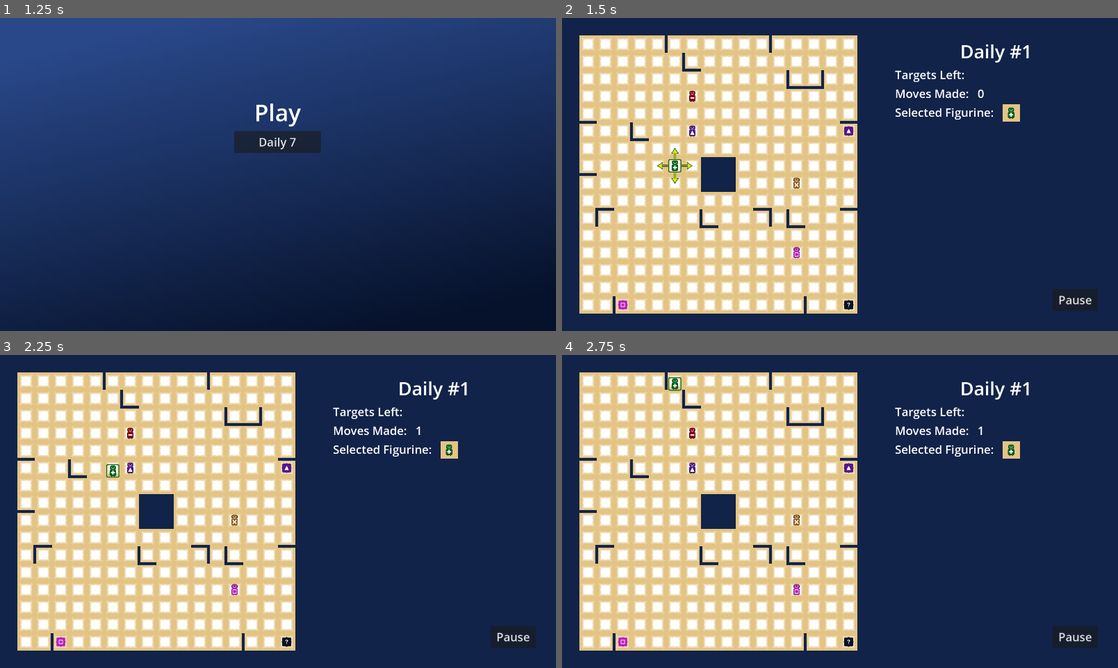
Above: before the commit, frames 1-4 (two rows, left to right).
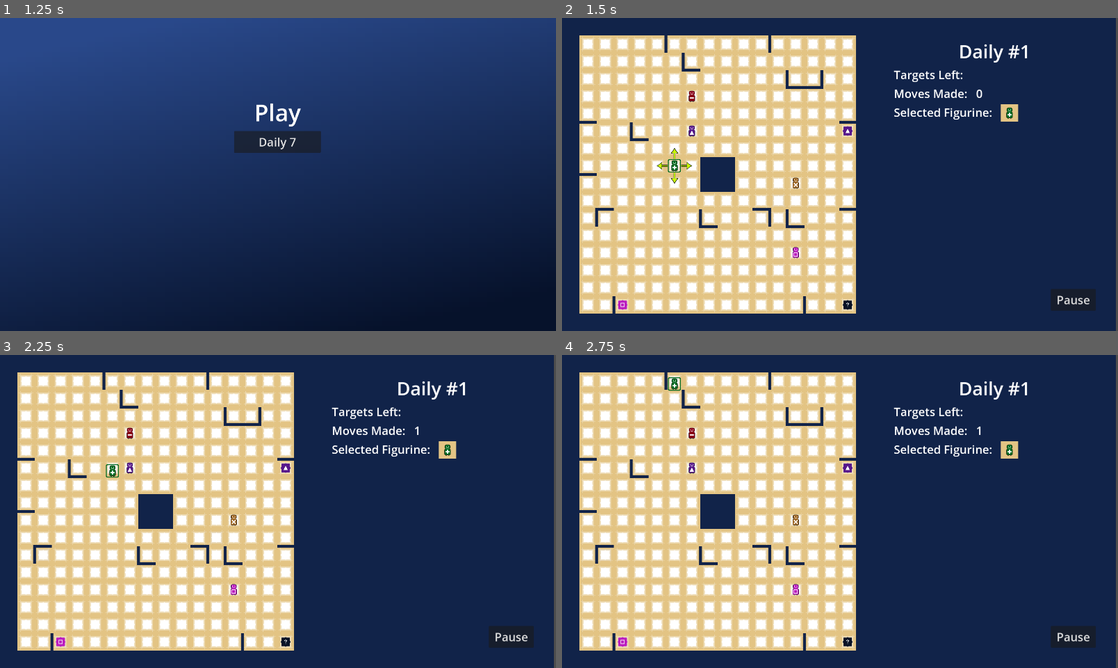
Above: after the commit, the same moments.

Repository: ftschirpke/FigurinePuzzleGame
Game: Godot game, scene res://screens/main_screen.tscn
Two runs of this game, one before a commit and one after it. Both use one fixed random seed, a clock stepped at 60 frames per second and the inputs below.
Inputs (mouse positions are in pixels of both pictures, inside the frame that each line leads up to):
- Up to frame 1 (1.25 s): click "Play" at 0.5 s
- Up to frame 2 (1.5 s): click "Daily 7" at 1.25 s
- Up to frame 3 (2.25 s): click (111, 489) at 2 s
- Up to frame 4 (2.75 s): no input

Frame 1 is identical in both runs. In frame 2, 6.2% of the frame differs, in the area x 5-100%, y 0-100%; in frame 3, 6.2%; in frame 4, 6.2%.

Commit message:
fix: remaining warnings

Diff:
--- a/assets/ui_theme.tres
+++ b/assets/ui_theme.tres
@@ -69,15 +69,22 @@
 corner_radius_bottom_left = 3
 corner_detail = 5
 
+[sub_resource type="StyleBoxEmpty" id="StyleBoxEmpty_k77cb"]
+content_margin_left = 20.0
+content_margin_top = 10.0
+content_margin_right = 20.0
+content_margin_bottom = 10.0
+
 [resource]
 default_font_size = 24
 Button/font_sizes/font_size = 40
 Button/styles/disabled = SubResource("StyleBoxFlat_hsafs")
 Button/styles/focus = SubResource("StyleBoxFlat_6c6q6")
-Button/styles/hover = SubResource("StyleBoxFlat_48h5y")
+Button/styles/hover = SubResource("StyleBoxFlat_qyfw8")
 Button/styles/normal = SubResource("StyleBoxFlat_y77dx")
 Button/styles/pressed = SubResource("StyleBoxFlat_xb0gk")
 CheckButton/font_sizes/font_size = 36
+CheckButton/styles/hover = SubResource("StyleBoxEmpty_k77cb")
 GridContainer/constants/h_separation = 10
 GridContainer/constants/v_separation = 10
 HBoxContainer/constants/separation = 30
--- a/board_factory.gd
+++ b/board_factory.gd
@@ -145,7 +145,7 @@
         _spawn_random_figurine(board)
 
     var possible_target_positions: Array = _determine_target_positions(board)
-    var base_target_difficulty: int = config.difficulty / 2
+    var base_target_difficulty: int = config.difficulty >> 1
     var target_difficulty_alternator: int = config.difficulty % 2 + 1
 
     for i in range(target_amount):
@@ -165,11 +165,12 @@
 
     for i in range(8):
         var idx: int = randi_range(0, 47)
+        @warning_ignore("integer_division")
         var x: int = idx / 7 + 2
         var y: int = idx % 7 + 2
         if i % 4 >= 2:
             x = 17 - x
-        if i / 4 == 1:
+        if floori(i / 4.0) == 1:
             y = 17 - y
 
         var xoff: int = randi_range(0, 1)
--- a/levels/level.gd
+++ b/levels/level.gd
@@ -167,6 +167,7 @@
         place_target(target_pos, target_id)
 
 func place_target(target_pos: Vector2, target_id: int) -> void:
+    @warning_ignore("integer_division")
     var atlas_vec: Vector2 = Vector2(target_id % 4, target_id / 4)
     if target_id == -1:
         atlas_vec = Vector2(3, 1)
@@ -189,6 +190,7 @@
 func turn_on_movement_arrows() -> void:
     if not Settings.show_movement_arrows:
         return
+    @warning_ignore("integer_division")
     var pos: Vector2i = selected_figurine.position / 60
     var up: bool = not board.wall_above(pos.x, pos.y) and board.get_vec(pos + Vector2i.UP) != Board.Pos.FIGURINE
     var left: bool = not board.wall_left(pos.x, pos.y) and board.get_vec(pos + Vector2i.LEFT) != Board.Pos.FIGURINE
--- a/levels/level_manager.tscn
+++ b/levels/level_manager.tscn
@@ -11,6 +11,7 @@
 [ext_resource type="PackedScene" uid="uid://b4k72m7v08ql0" path="res://user_interface/quit_button.tscn" id="8_1nykg"]
 
 [node name="LevelManager" type="Node2D"]
+scale = Vector2(0.996415, 1)
 script = ExtResource("1_hvrpa")
 
 [node name="Level1" parent="." instance=ExtResource("2_smuwf")]
--- a/screens/gameplay_settings.gd
+++ b/screens/gameplay_settings.gd
@@ -8,5 +8,5 @@
     move_speed_value_label.text = str(Settings.figurine_speed)
 
 func _on_figurine_move_speed_slider_value_changed(value: float) -> void:
-    Settings.figurine_speed = value
+    Settings.figurine_speed = roundi(value)
     move_speed_value_label.text = str(value)
--- a/screens/settings_screen.tscn
+++ b/screens/settings_screen.tscn
@@ -143,6 +143,7 @@
 [node name="ShowMovementArrowsCheckButton" type="CheckButton" parent="MarginContainer/VBoxContainer/SettingsMenu/UI/UI/UISettings" node_paths=PackedStringArray("description_label")]
 custom_minimum_size = Vector2(140, 0)
 layout_mode = 2
+alignment = 1
 script = ExtResource("6_ffag6")
 description_label = NodePath("../../SettingsDescriptions/ShowMovementArrowsDescription")
 
@@ -234,11 +235,7 @@
 
 [connection signal="pressed" from="MarginContainer/VBoxContainer/TitleBar/BackButton" to="." method="_on_back_button_pressed"]
 [connection signal="exiting_program" from="MarginContainer/VBoxContainer/TitleBar/QuitButton" to="." method="_on_exiting_program"]
-[connection signal="mouse_entered" from="MarginContainer/VBoxContainer/SettingsMenu/Gameplay/Gameplay/GameplaySettings/FigurineSpeedValue/FigurineSpeedSlider" to="MarginContainer/VBoxContainer/SettingsMenu" method="_on_mouse_entered_setting"]
-[connection signal="mouse_exited" from="MarginContainer/VBoxContainer/SettingsMenu/Gameplay/Gameplay/GameplaySettings/FigurineSpeedValue/FigurineSpeedSlider" to="MarginContainer/VBoxContainer/SettingsMenu" method="_on_mouse_exited_setting"]
 [connection signal="value_changed" from="MarginContainer/VBoxContainer/SettingsMenu/Gameplay/Gameplay/GameplaySettings/FigurineSpeedValue/FigurineSpeedSlider" to="MarginContainer/VBoxContainer/SettingsMenu/Gameplay/Gameplay/GameplaySettings" method="_on_figurine_move_speed_slider_value_changed"]
 [connection signal="toggled" from="MarginContainer/VBoxContainer/SettingsMenu/UI/UI/UISettings/ShowMovementArrowsCheckButton" to="MarginContainer/VBoxContainer/SettingsMenu/UI/UI/UISettings" method="_on_show_movement_arrows_check_button_toggled"]
 [connection signal="item_selected" from="MarginContainer/VBoxContainer/SettingsMenu/Video/Video/VideoSettings/ScreenModeButton" to="MarginContainer/VBoxContainer/SettingsMenu/Video/Video/VideoSettings" method="_on_screen_mode_button_item_selected"]
 [connection signal="item_selected" from="MarginContainer/VBoxContainer/SettingsMenu/Video/Video/VideoSettings/ScreenResolutionButton" to="MarginContainer/VBoxContainer/SettingsMenu/Video/Video/VideoSettings" method="_on_screen_resolution_button_item_selected"]
-[connection signal="mouse_entered" from="MarginContainer/VBoxContainer/SettingsMenu/Video/Video/VideoSettings/ScreenResolutionButton" to="MarginContainer/VBoxContainer/SettingsMenu" method="_on_mouse_entered_setting"]
-[connection signal="mouse_exited" from="MarginContainer/VBoxContainer/SettingsMenu/Video/Video/VideoSettings/ScreenResolutionButton" to="MarginContainer/VBoxContainer/SettingsMenu" method="_on_mouse_exited_setting"]
Not shown: 2 places in assets/ui_theme.tres that only renumber resources
Not shown: 1 places in characters/figurine.tscn that only renumber resources
Not shown: 2 places in levels/Level.tscn that only renumber resources
Not shown: 1 places in levels/puzzle_types/daily_seven.tscn that only renumber resources
